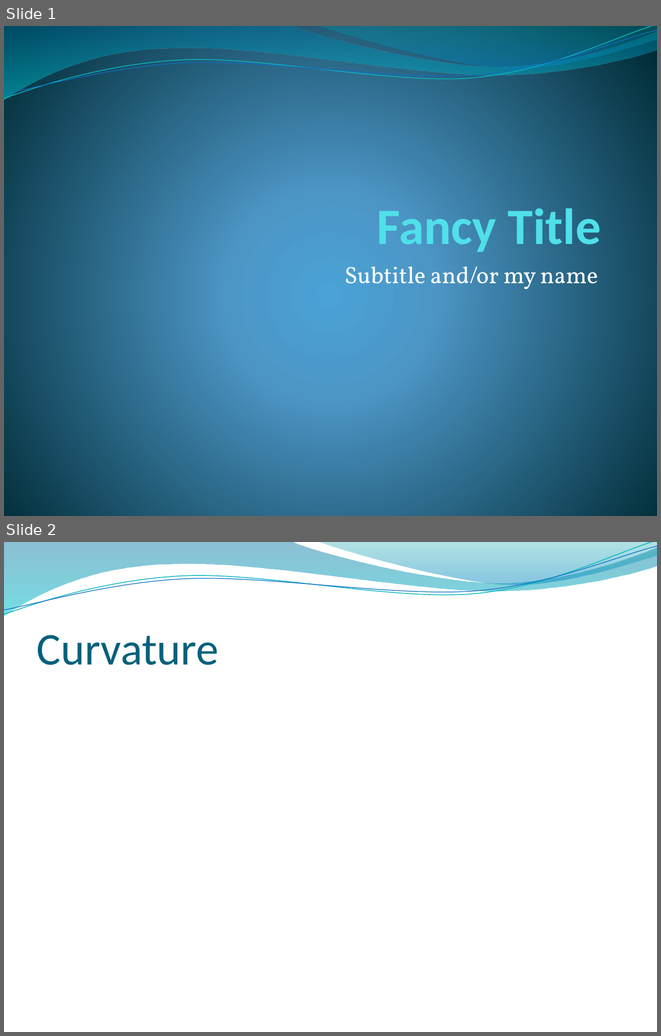
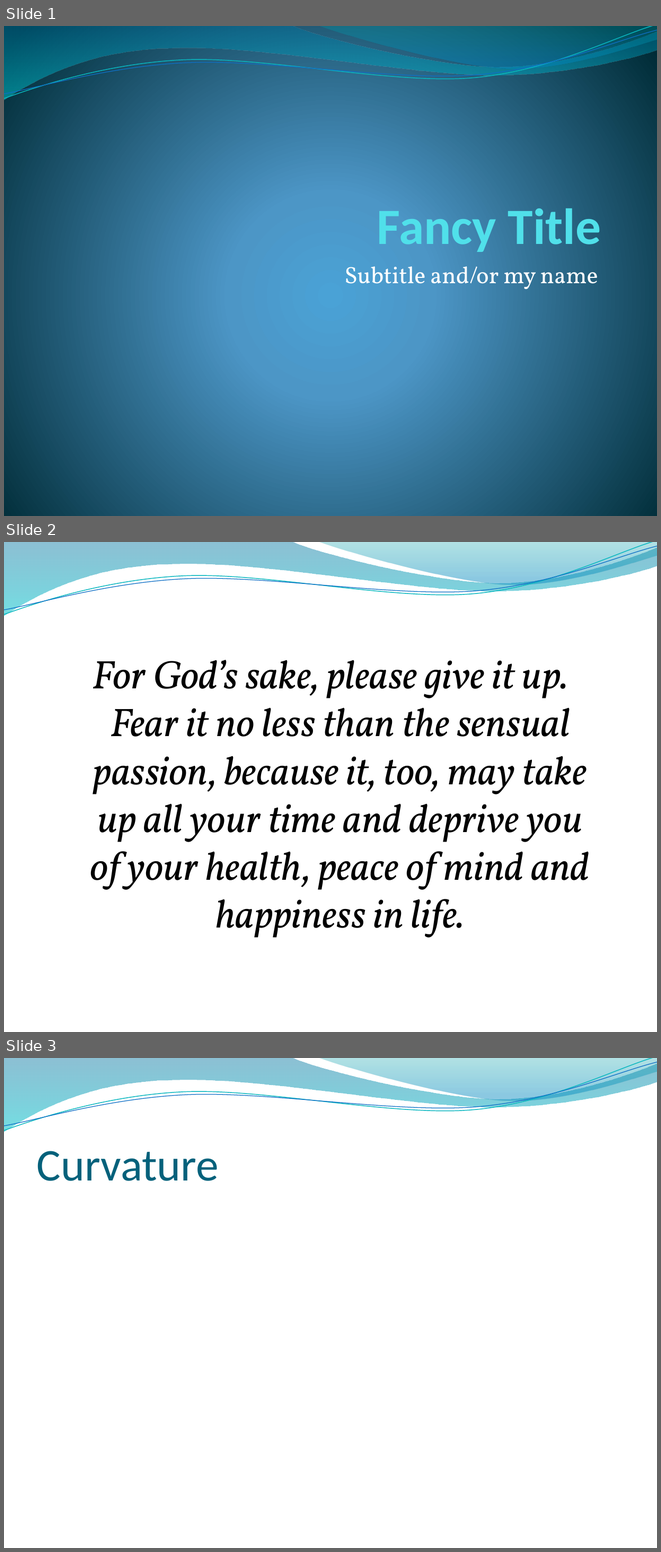
Before and after one commit to velociraptors/math361, a slide deck: hplanes.pptx. Shown one above the other, each under a label of ours: slides 1 and 2 before the commit, slides 1, 2 and 3 after it. The pictures are 661x1036 and 661x1552 pixels, drawn with LibreOffice and Linux fonts; fonts in the diff are those of the drawing; background and template pictures are left out. Boxes give left, top, right and bottom in pixels: in the first picture for what was removed or moved away, otherwise in the second. Text is boxed around its words. In the diff, an @@ line names an element or a change of style, - is before the commit and + after.

```diff
--- a/hplanes.pptx
+++ b/hplanes.pptx
@@ slide 2 added at [4,542,657,1032], background picture (left out); not listed: 4 template elements that a slide beside it also shows @@
@@ text added at [90,660,590,937], 44 pt, text #000000, italic @@
+For God’s sake, please give it up. Fear it no less than the sensual passion, because it, too, may take up all your time and deprive you of your health, peace of mind and happiness in life.
@@ what was slide 2 is now slide 3 @@
```
Also in this commit, not shown: 1 other file.
